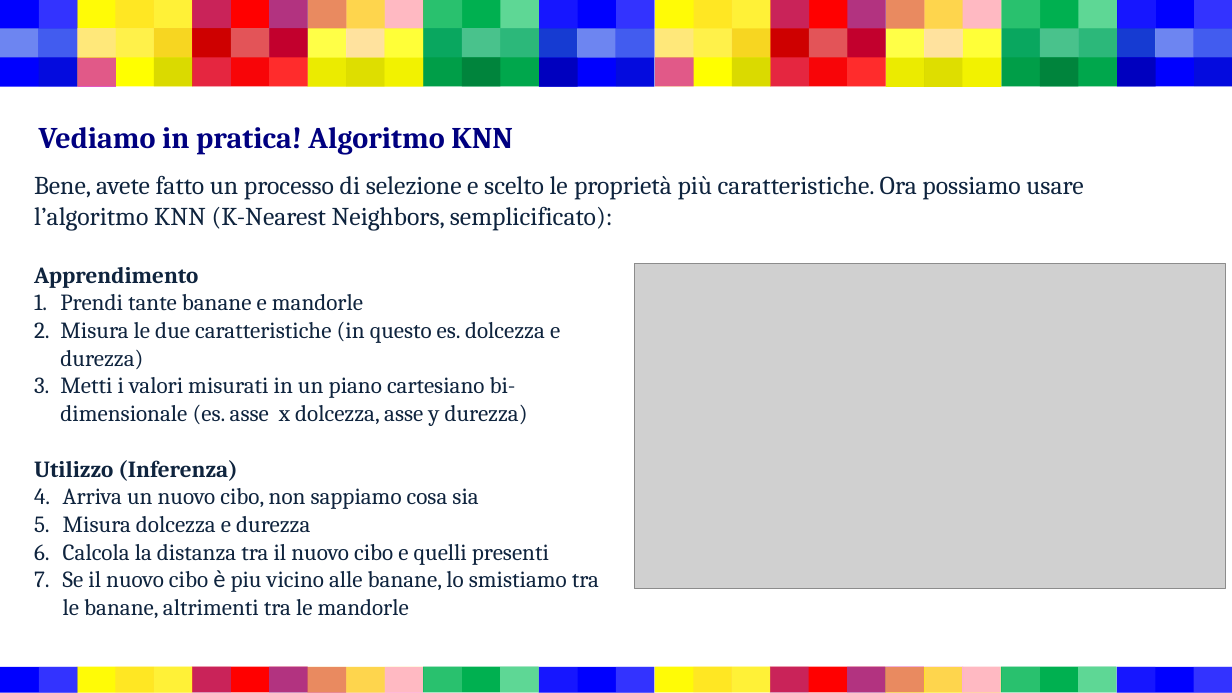
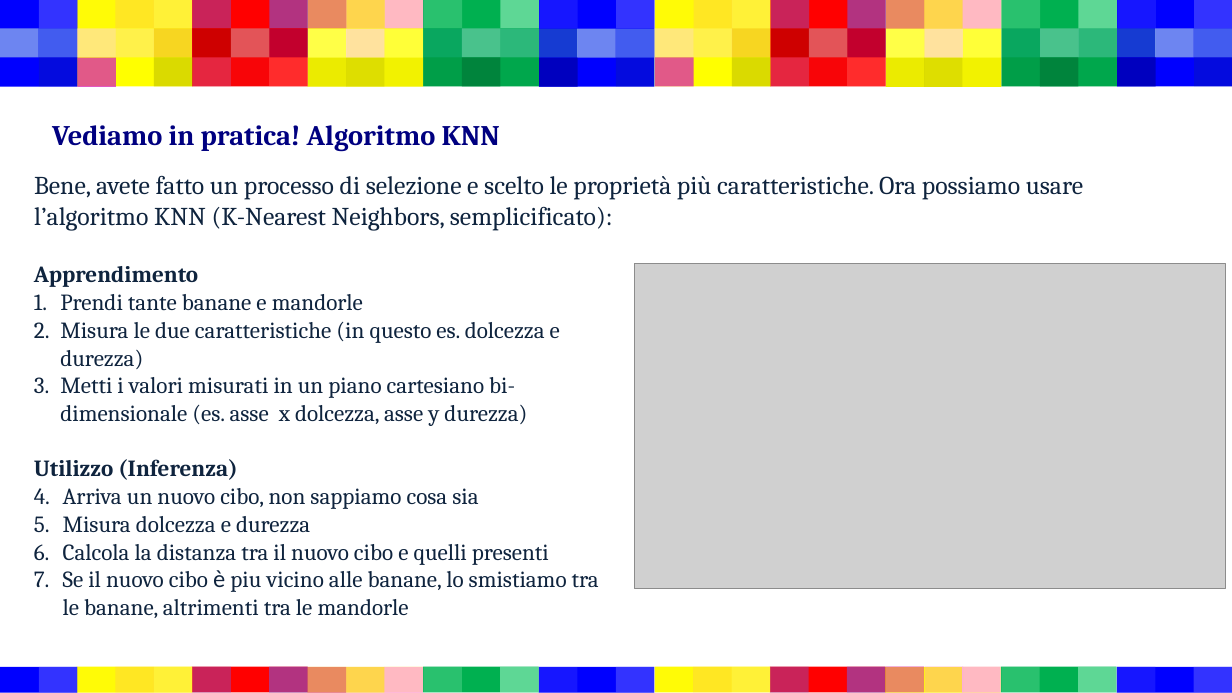
Before and after one commit to Biondi-Tommaso/knnVisualizer, a slide deck: slide 6 of Materiale_per_tutor/Presentazione.pptx. Drawn at 1232x693 pixels with LibreOffice and Linux fonts; fonts in the diff are those of the drawing; grey boxes stand for pictures. Boxes give left, top, right and bottom in pixels: in the first picture for what was removed or moved away, otherwise in the second. Text is boxed around its words. In the diff, an @@ line names an element or a change of style, - is before the commit and + after.

```diff
--- a/Materiale_per_tutor/Presentazione.pptx
+++ b/Materiale_per_tutor/Presentazione.pptx
@@ title "Vediamo in pratica! Algoritmo KNN" at box(52, 125, 500, 152): size 23.4 to 22.1 pt; line spacing 1 to 0.9 @@
```
Also in this commit, not shown: 7 other slides changed.
